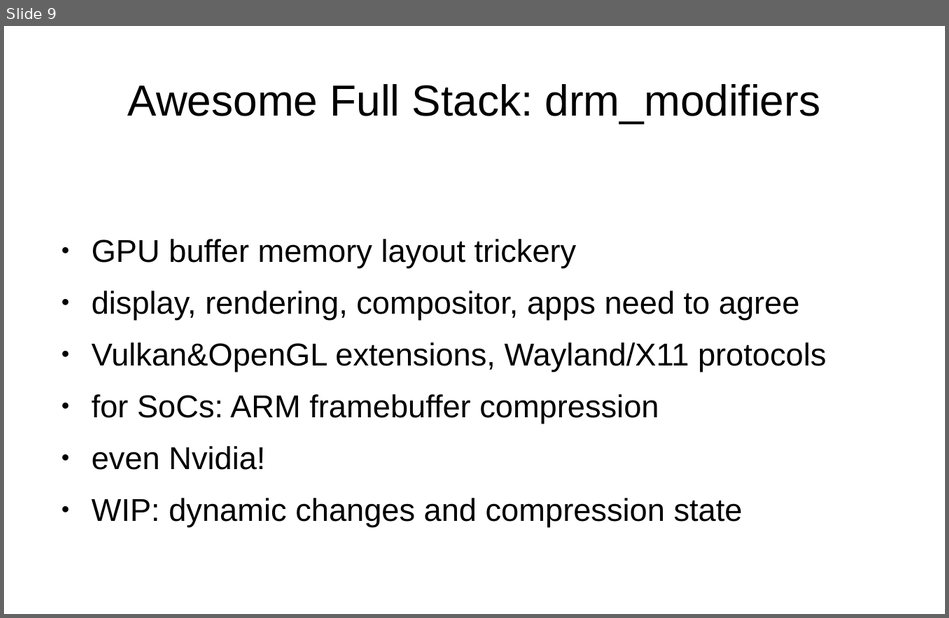
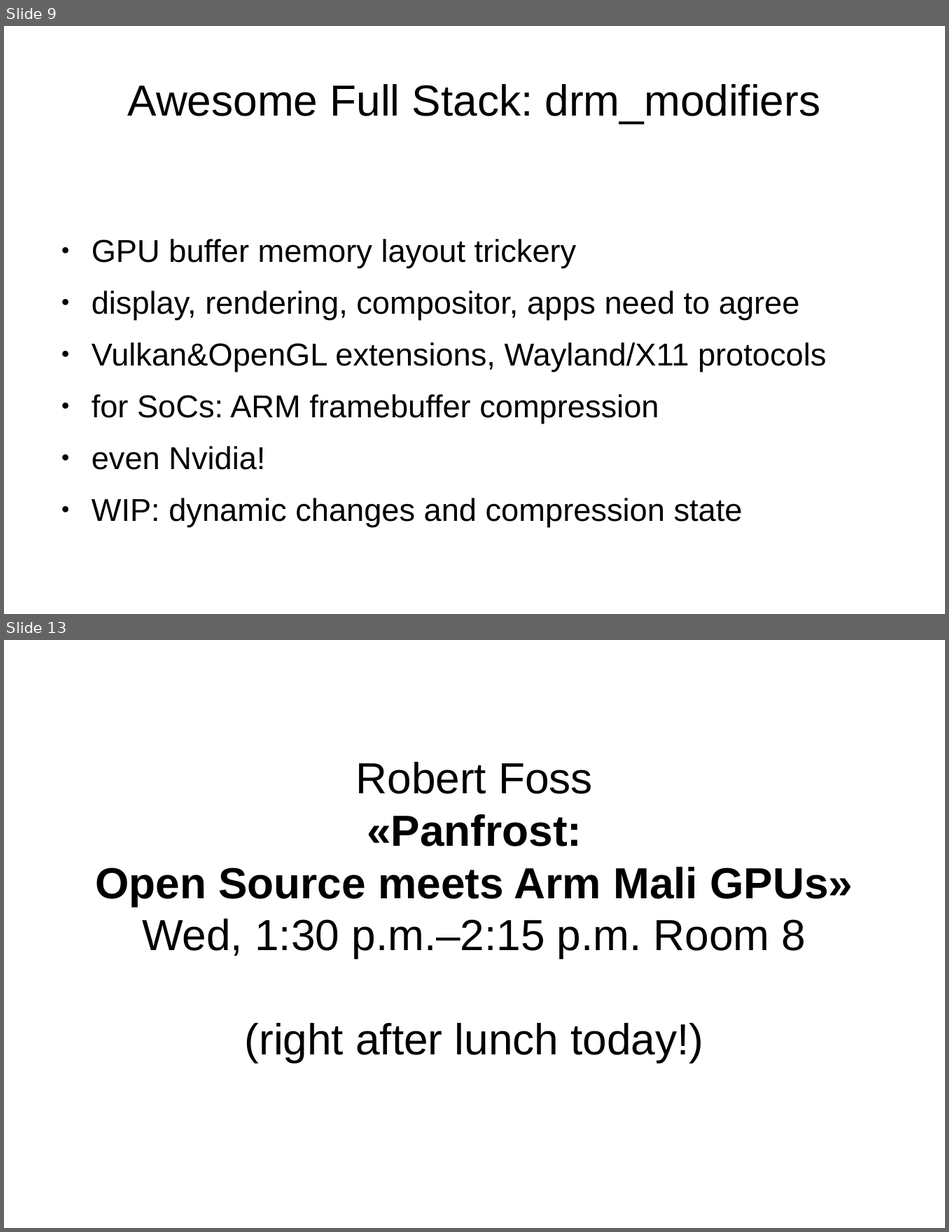
Before and after one commit to danvet/danvet.github.io, a slide deck: slides/lca-2020-awesome.odp. Shown one above the other, each under a label of ours: slide 9 before the commit, slides 9 and 13 after it; the slides between them are not shown. The pictures are 949x618 and 949x1232 pixels, drawn with LibreOffice and Linux fonts; fonts in the diff are those of the drawing. Boxes give left, top, right and bottom in pixels: in the first picture for what was removed or moved away, otherwise in the second. Text is boxed around its words. In the diff, an @@ line names an element or a change of style, - is before the commit and + after.

```diff
--- a/slides/lca-2020-awesome.odp
+++ b/slides/lca-2020-awesome.odp
@@ slide 13 added at (4,640,945,1228), background #FFFFFF @@
@@ title added at (96,762,852,1063), 36.7 pt, text #000000 @@
+Robert Foss
+«Panfrost:
+Open Source meets Arm Mali GPUs»
+Wed, 1:30 p.m.–2:15 p.m. Room 8
+(right after lunch today!)
```
Also in this commit, not shown: 15 other slides added, 10 slides removed.
